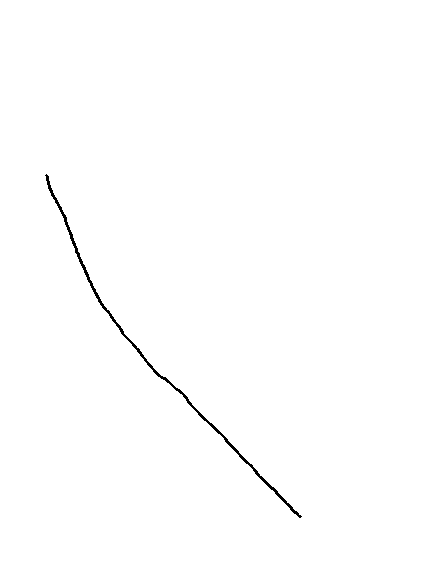
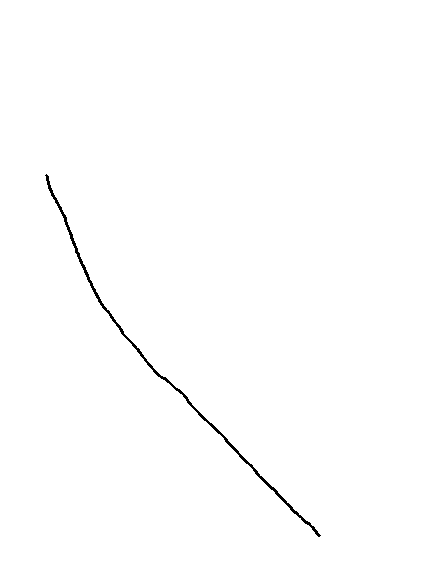
Two versions of the same layered image (446 × 584). Layer-by-layer changes:
painted on "Layer" over [301, 517, 321, 537]
